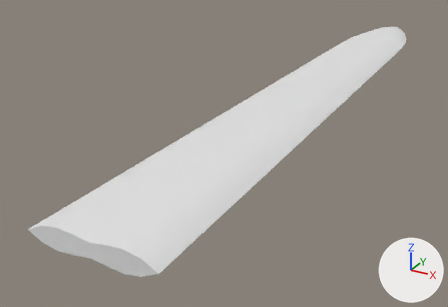
The glTF model godot/assets/waffen/modelle/messerklinge/t1_1.glb as it was, and as the next commit left it.
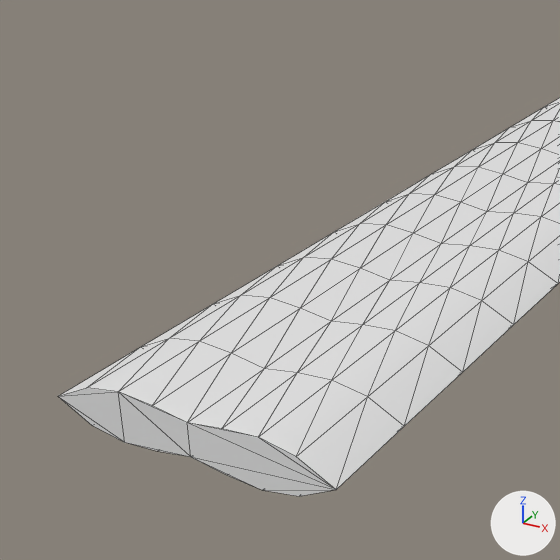
Each version is shown whole from a 50 mm lens placed at (0.0833, -0.0032, 0.0753), pointed at (-0.0231, 0.1902, -0.0213), then close up on the part from 0% to 59% of the width and 14% to 100% of the height. The axes (+X, +Y, +Z) are drawn at lower right. The lights are the same throughout. The first two pictures are the older version. The close-ups show mesh edges as thin lines. Vertices at exactly the same position are counted once.

The older version as bpy lines, for what is in view:
```python
me_messerklinge_t1_1 = bpy.data.meshes.new('messerklinge_t1_1')
me_messerklinge_t1_1.from_pydata(...)  # 321 vertices, 638 faces; spans x -0.019..0.019, y 0.086..0.351, z -0.003..0.003
me_messerklinge_t1_1.materials.append(mat_klinge)  # white #e7e7e7
ob_messerklinge_t1_1 = bpy.data.objects.new('messerklinge_t1_1', me_messerklinge_t1_1)
ob_messerklinge_t1_1.location = (0.0, 0.0, 0.0)
```
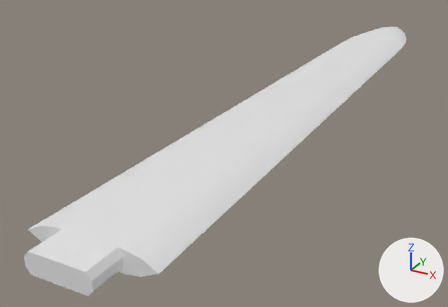
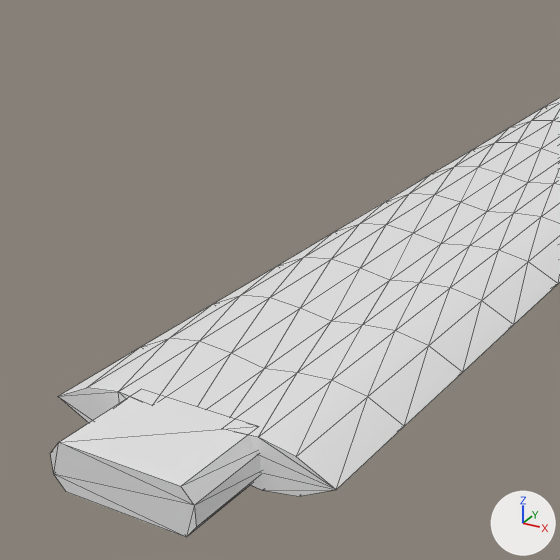
Changed parts and their boxes [x1, y1, x2, y2] in the close-ups (560 x 560 px):
'messerklinge_t1_1', reshaped: before [58, 98, 560, 496]; after [51, 98, 560, 537]
part 1 of me_messerklinge_t1_1, added: after [51, 391, 261, 537]

The change, as a diff of the scene's bpy script:
```diff
--- a/godot/assets/waffen/modelle/messerklinge/t1_1.glb.py
+++ b/godot/assets/waffen/modelle/messerklinge/t1_1.glb.py
@@ me_messerklinge_t1_1 @@
 # used by ob_messerklinge_t1_1; location = (0.0, 0.0, 0.0)
-me_messerklinge_t1_1.from_pydata(...)  # 321 vertices, 638 faces; spans x -0.019..0.019, y 0.086..0.351, z -0.003..0.003
+me_messerklinge_t1_1.from_pydata(...)  # 337 vertices, 666 faces; spans x -0.019..0.019, y 0.076..0.351, z -0.003..0.003
+# me_messerklinge_t1_1 part 1: a new loose piece of 16 vertices spanning x -0.009..0.009, y 0.076..0.088, z -0.003..0.003, in mat_klinge (white #e7e7e7)
 me_messerklinge_t1_1.materials.append(mat_klinge)
```
